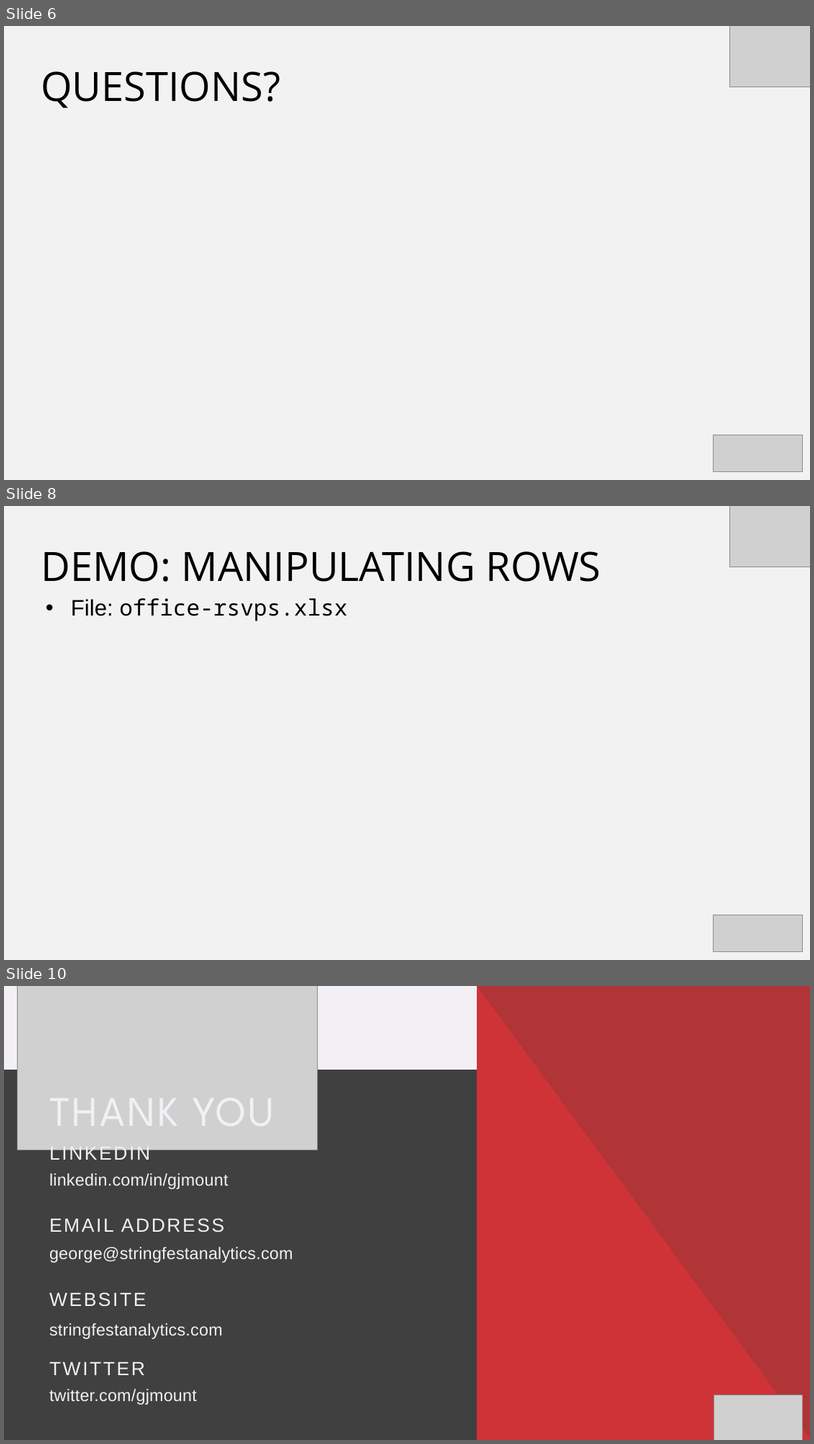
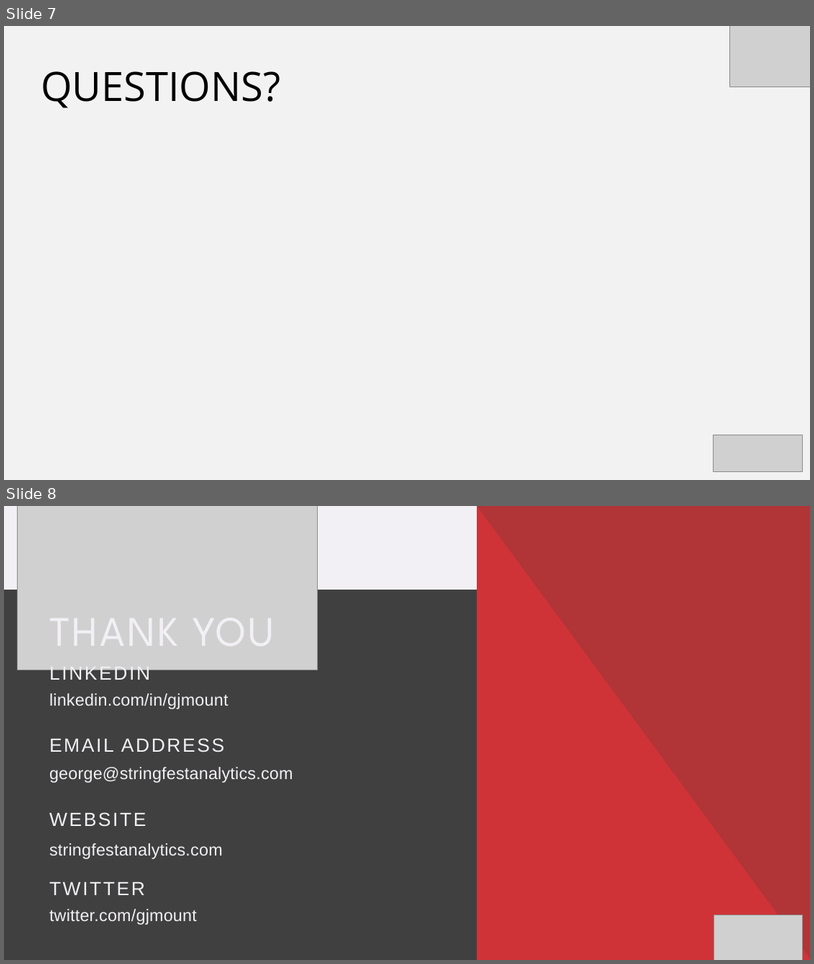
Before and after one commit to stringfestdata/pp-pdq, a slide deck: pp-pdq.pptx. Shown one above the other, each under a label of ours: slides 6, 8 and 10 before the commit, slides 7 and 8 after it; the slides between them are not shown. The pictures are 814x1444 and 814x964 pixels, drawn with LibreOffice and Linux fonts; fonts in the diff are those of the drawing; grey boxes stand for pictures. Boxes give left, top, right and bottom in pixels: in the first picture for what was removed or moved away, otherwise in the second. Text is boxed around its words. In the diff, an @@ line names an element or a change of style, - is before the commit and + after.

```diff
--- a/pp-pdq.pptx
+++ b/pp-pdq.pptx
@@ slide 8 removed at (x1=4, y1=506, x2=810, y2=960), background #F2F2F2 @@
@@ picture removed at (x1=730, y1=506, x2=810, y2=566) @@
@@ text removed at (x1=41, y1=551, x2=601, y2=582) @@
-DEMO: MANIPULATING ROWS
@@ text removed at (x1=71, y1=598, x2=347, y2=621) @@
-• File: office-rsvps.xlsx
@@ picture removed at (x1=714, y1=914, x2=802, y2=951) @@
@@ what was slide 6 is now slide 7 @@
@@ what was slide 10 is now slide 8 @@
```
Also in this commit, not shown: 3 slides changed, 1 slide added, 3 other slides removed, 2 other files.
